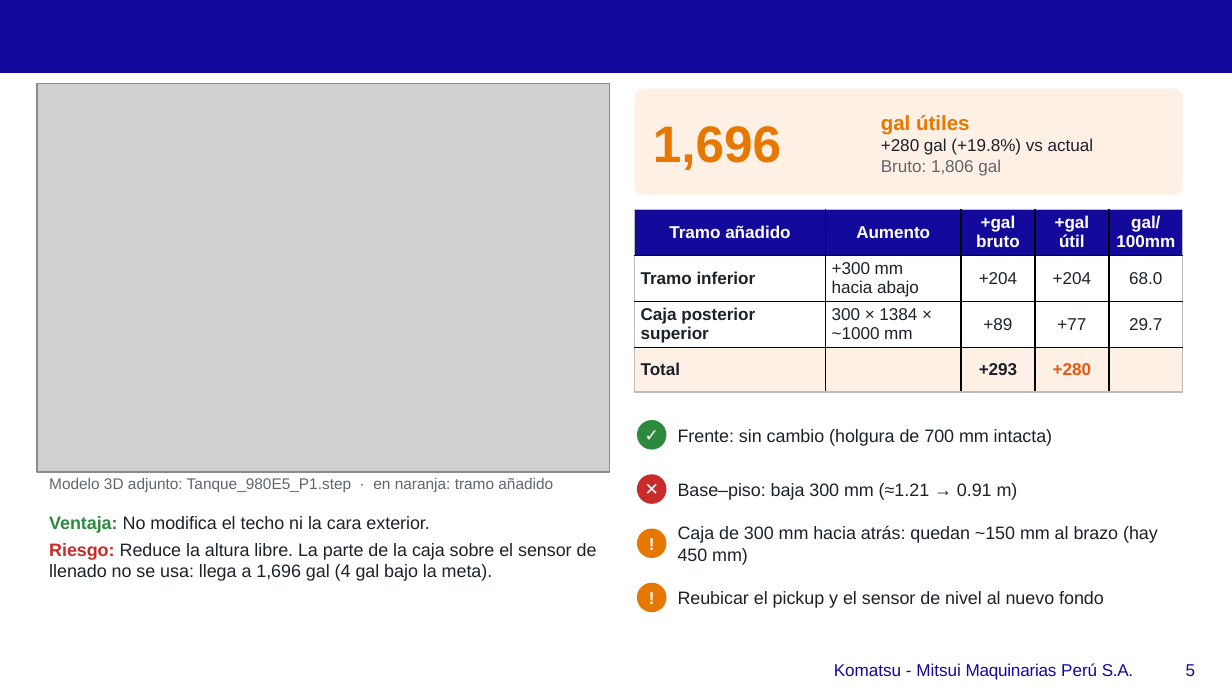
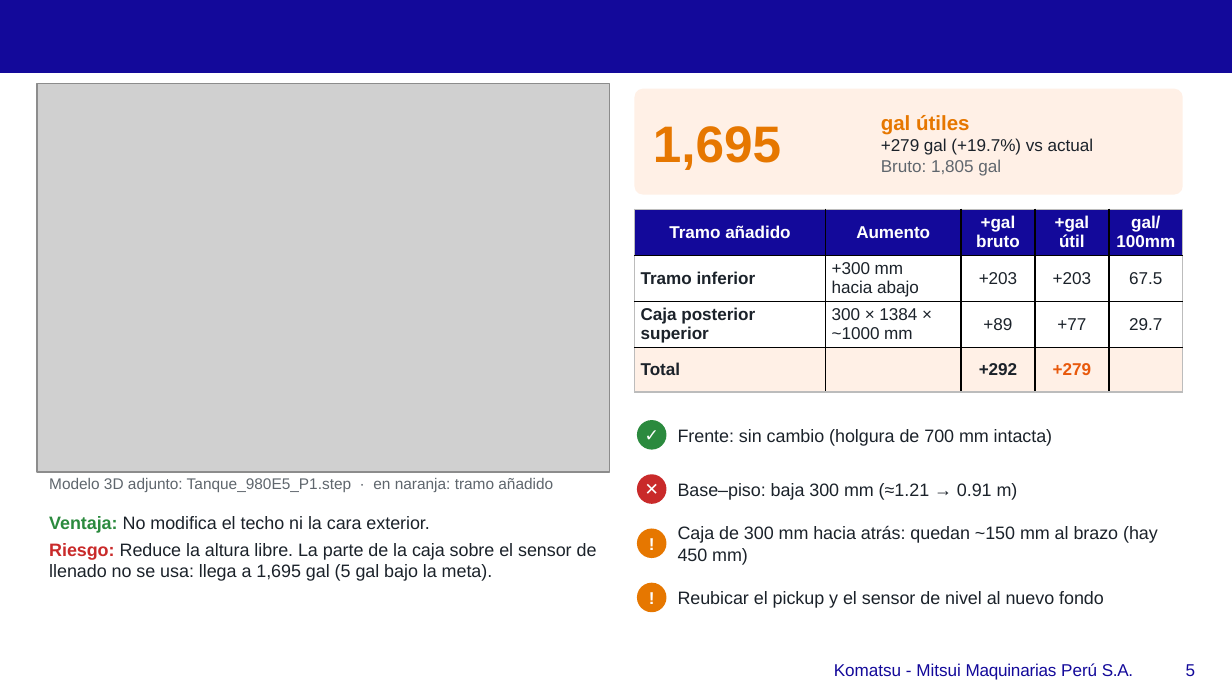
Before and after one commit to scedillo-wq/TanqueComb, a slide deck: slide 5 of Presentacion_Ampliacion_Tanque_980E5_1700gal.pptx. Drawn at 1232x693 pixels with LibreOffice and Linux fonts; fonts in the diff are those of the drawing; grey boxes stand for pictures; background and template pictures are left out. Boxes give left, top, right and bottom in pixels: in the first picture for what was removed or moved away, otherwise in the second. Text is boxed around its words. In the diff, an @@ line names an element or a change of style, - is before the commit and + after.

```diff
--- a/Presentacion_Ampliacion_Tanque_980E5_1700gal.pptx
+++ b/Presentacion_Ampliacion_Tanque_980E5_1700gal.pptx
@@ text at bbox=[653, 126, 781, 170]: text changed @@
-1,696
+1,695
@@ text at bbox=[881, 138, 1094, 176]: text changed @@
-+280 gal (+19.8%) vs actual
-Bruto: 1,806 gal
++279 gal (+19.7%) vs actual
+Bruto: 1,805 gal
@@ table at bbox=[634, 209, 1183, 387] @@
-row 2: Tramo inferior | +300 mm / hacia abajo | +204 | +204 | 68.0
+row 2: Tramo inferior | +300 mm / hacia abajo | +203 | +203 | 67.5
-row 4, column 3: +293
+row 4, column 3: +292
-row 4, column 4: +280
+row 4, column 4: +279
@@ text at bbox=[49, 543, 597, 581]: text changed @@
-Riesgo: Reduce la altura libre. La parte de la caja sobre el sensor de llenado no se usa: llega a 1,696 gal (4 gal bajo la meta).
+Riesgo: Reduce la altura libre. La parte de la caja sobre el sensor de llenado no se usa: llega a 1,695 gal (5 gal bajo la meta).
```
Also in this commit, not shown: 6 other slides changed, 5 other files.
